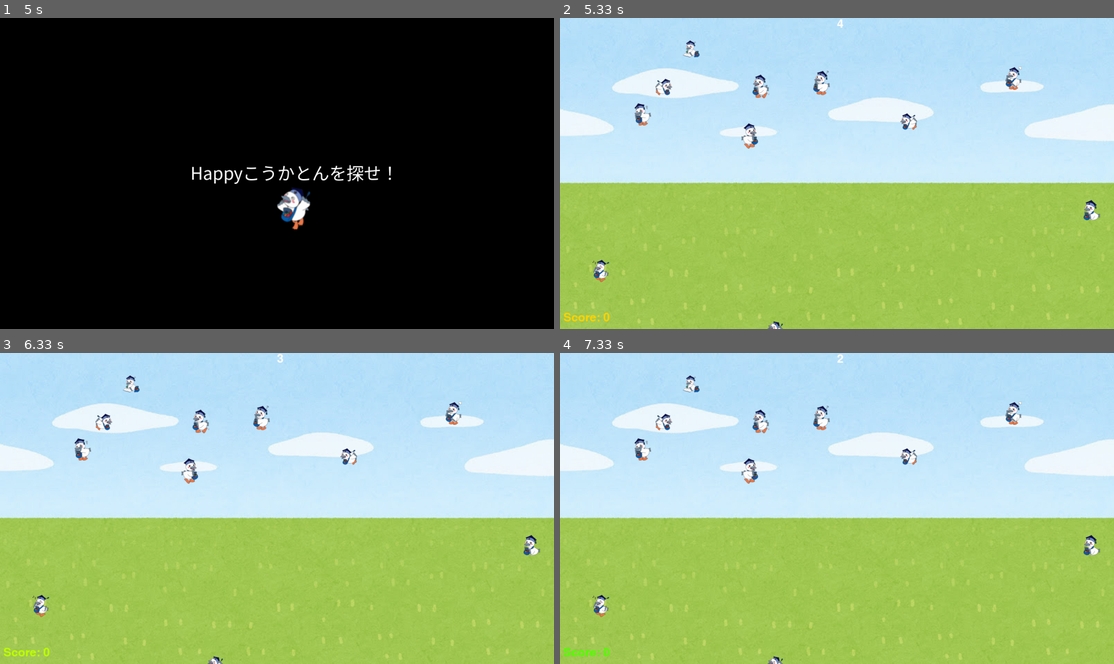
Above: before the commit, frames 1-4 (two rows, left to right).
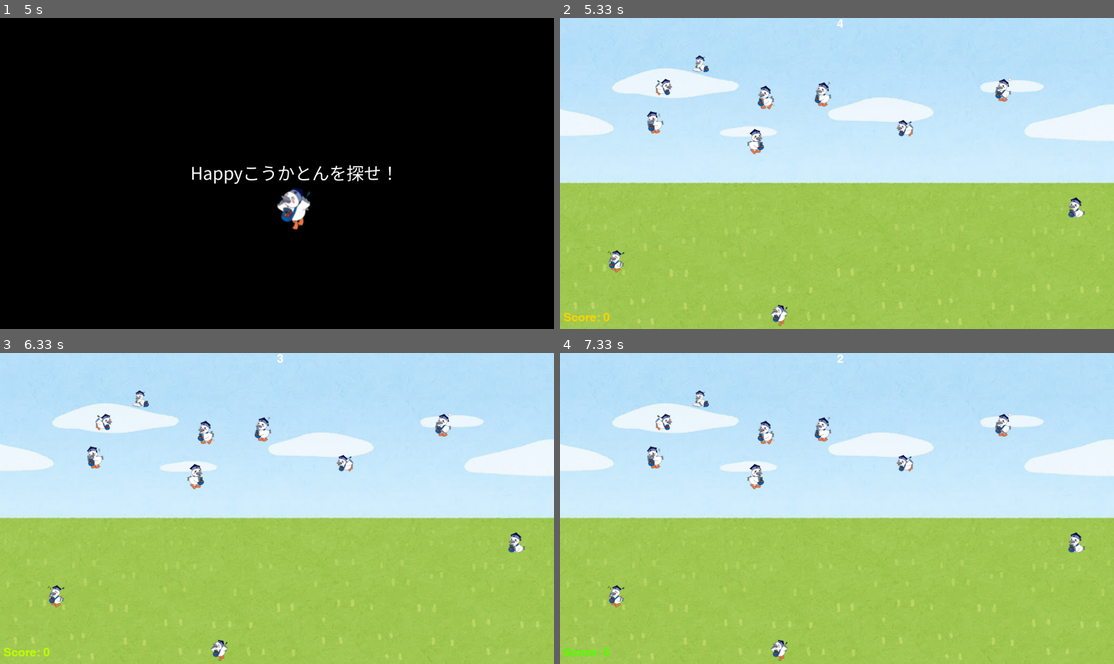
Above: after the commit, the same moments.

Repository: c0b230407a/ProjExD_Group04_1
Game: pygame game, started from pygame_image.py
Two runs of this game, one before a commit and one after it. Both use one fixed random seed, a clock stepped at 60 frames per second and the inputs below.
Inputs:
- Up to frame 1 (5 s): no input
- Up to frame 2 (5.33 s): no input
- Up to frame 3 (6.33 s): no input
- Up to frame 4 (7.33 s): no input

Frame 1 is identical in both runs. In frame 2, 2.3% of the frame differs, in the area x 5-98%, y 7-100%; in frame 3, 2.3%; in frame 4, 2.3%.

Commit message:
追加機能　BGM

Diff:
--- a/pygame_image.py
+++ b/pygame_image.py
@@ -6,6 +6,15 @@
 WIDTH, HEIGHT = 1600, 900
 
 os.chdir(os.path.dirname(os.path.abspath(__file__)))
+
+class BGMPlayer:
+    def __init__(self, filename):
+        self.filename = filename
+        pg.mixer.init(frequency=44100)  # 初期設定
+        pg.mixer.music.load(self.filename)  # 音楽ファイルの読み込み
+
+    def play(self, loops=-1):
+        pg.mixer.music.play(loops)  # 音楽の再生回数（デフォルトはループ再生）
 
 class Score:
     """
@@ -37,7 +46,7 @@
     正解のこうかとんとフェイクのこうかとんをランダムで表示する機能
     """
     happy = pg.image.load("fig/6.png") #正解のこうかとんの読み込み
-    Ans_rct = [random.randint(0, 1600), random.randint(0, 900)] #ランダムに座標を設定
+    Ans_rct = [random.randint(50, 1550), random.randint(50, 850)] #ランダムに座標を設定
     #Ans_img = pg.transform.rotozoom(happy, 10, random.uniform(0.5, 1.5))
     #Ans_ex_img = pg.transform.rotozoom(happy, 10, 2.0)
     miss_img_lst = ["fig/0.png", "fig/1.png", "fig/2.png", "fig/3.png", "fig/4.png", "fig/5.png", "fig/7.png", "fig/8.png", "fig/9.png"]
@@ -48,8 +57,8 @@
     for i in range(len(miss_img_lst)):
         # screen.blit(pg.image.load(miss_img_lst[i]), [random.randint(0, 1600), random.randint(0, 900)])
         if i<len(miss_img_lst):
-            rct_x.append(random.randint(0,1600)) #ランダムに座標を追加
-            rct_y.append(random.randint(0,900))
+            rct_x.append(random.randint(50,1550)) #ランダムに座標を追加
+            rct_y.append(random.randint(50,850))
 
         else:
             pass
@@ -120,6 +129,9 @@
     kk_rct.center = 300,200
     kk_rct.center = 300,200 #こうかとんの初期位置、表示　->こうかとんをランダムで生成する関数の実装後、削除
 
+    # BGMプレイヤーを初期化して再生
+    bgm_player = BGMPlayer("Numbers Don't Lie.mp3")
+    bgm_player.play()
     score = Score()
     time = Time()
     x=0 #判定の初期位置
Not shown, added: Numbers Don't Lie.mp3
